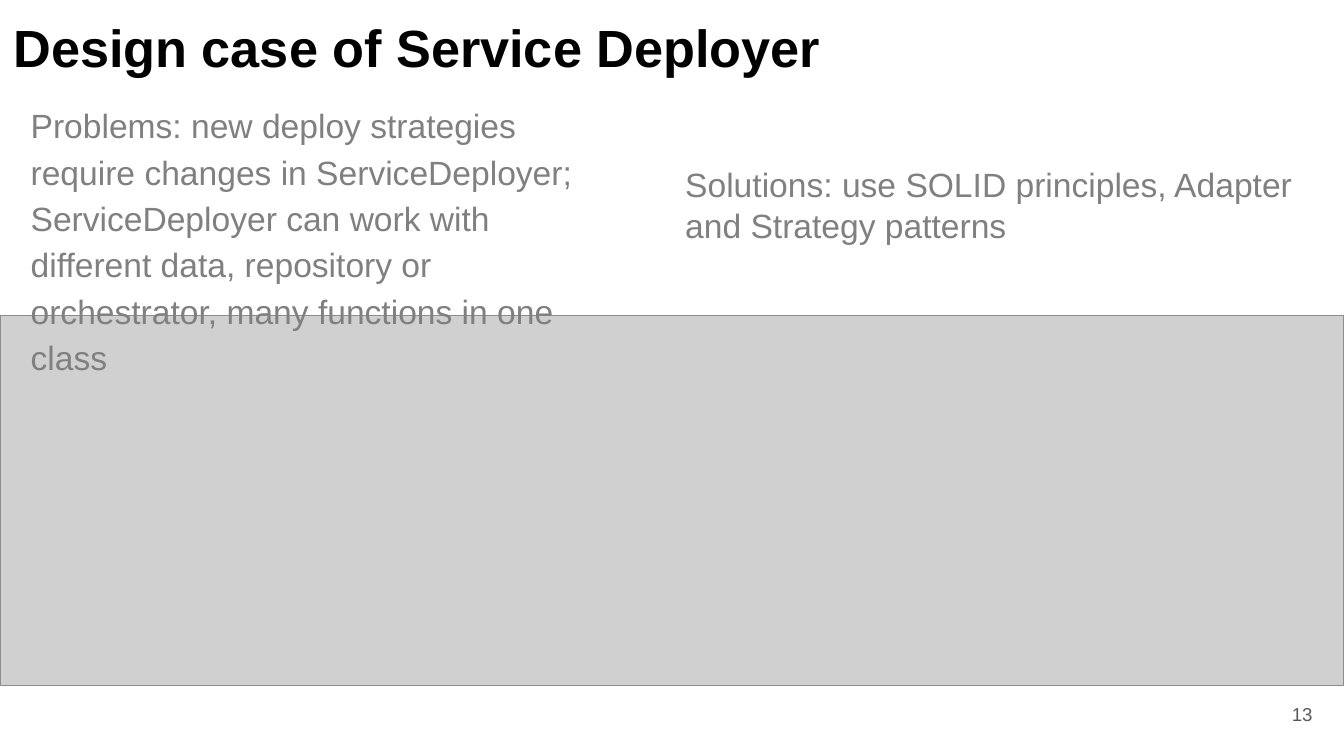
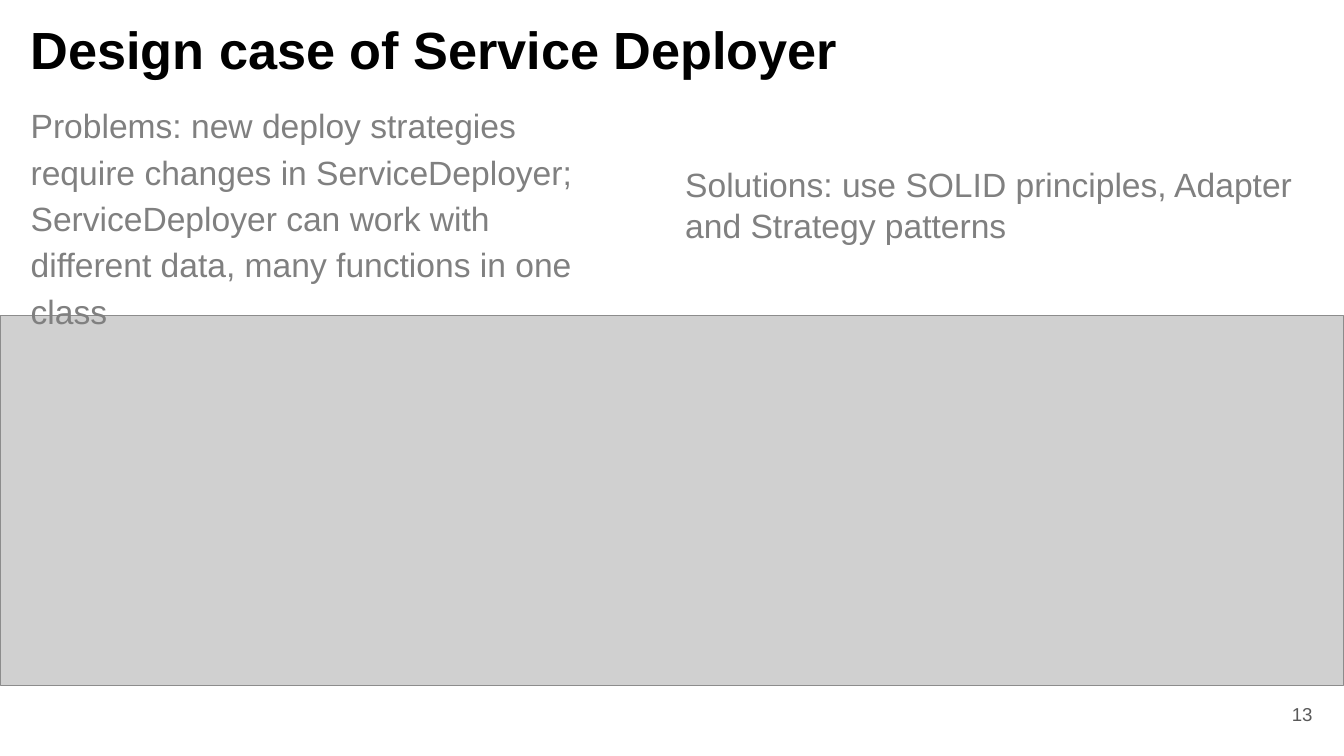
Before and after one commit to fanglores/Advanced-Software-Design, a slide deck: slide 13 of PracticeTasks/Module2/FinalTask_2/FinalTask_2.pptx. Drawn at 1344x756 pixels with LibreOffice and Linux fonts; fonts in the diff are those of the drawing; grey boxes stand for pictures. Boxes give left, top, right and bottom in pixels: in the first picture for what was removed or moved away, otherwise in the second. Text is boxed around its words. In the diff, an @@ line names an element or a change of style, - is before the commit and + after.

```diff
--- a/PracticeTasks/Module2/FinalTask_2/FinalTask_2.pptx
+++ b/PracticeTasks/Module2/FinalTask_2/FinalTask_2.pptx
@@ title "Design case of Service Deployer" moved from (x1=13, y1=29, x2=820, y2=77) to (x1=31, y1=31, x2=837, y2=79) @@
@@ text at (x1=31, y1=113, x2=572, y2=324): text changed @@
-Problems: new deploy strategies require changes in ServiceDeployer; ServiceDeployer can work with different data, repository or orchestrator, many functions in one class
+Problems: new deploy strategies require changes in ServiceDeployer; ServiceDeployer can work with different data, many functions in one class
```
Also in this commit, not shown: 4 other slides changed, 1 slide added, 1 slide removed, 1 other file.
